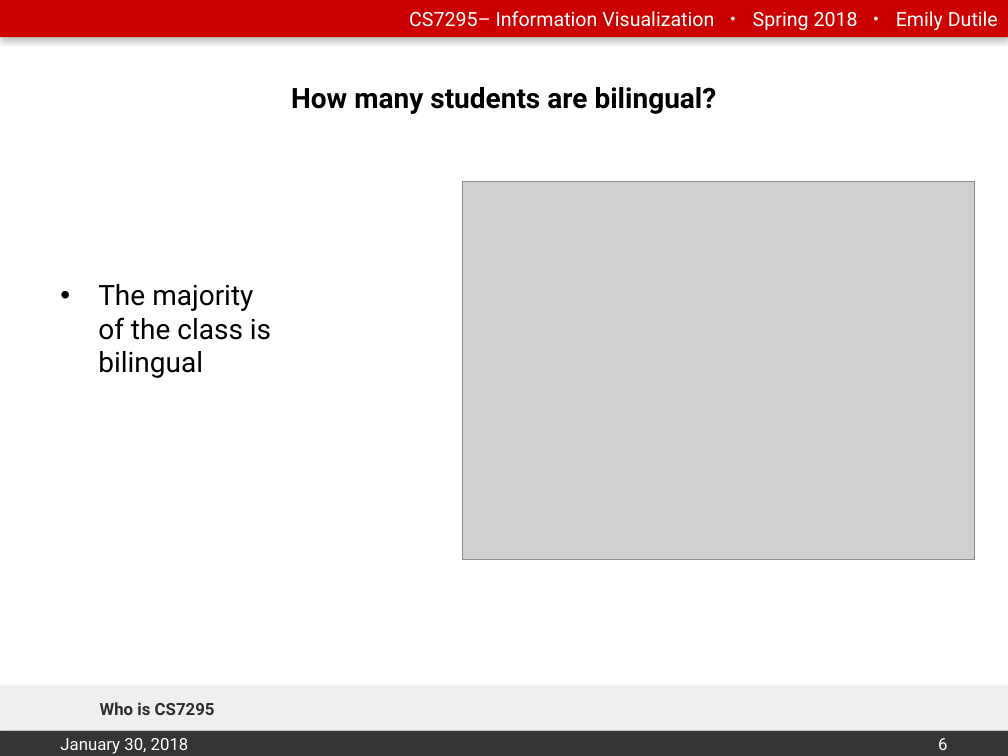
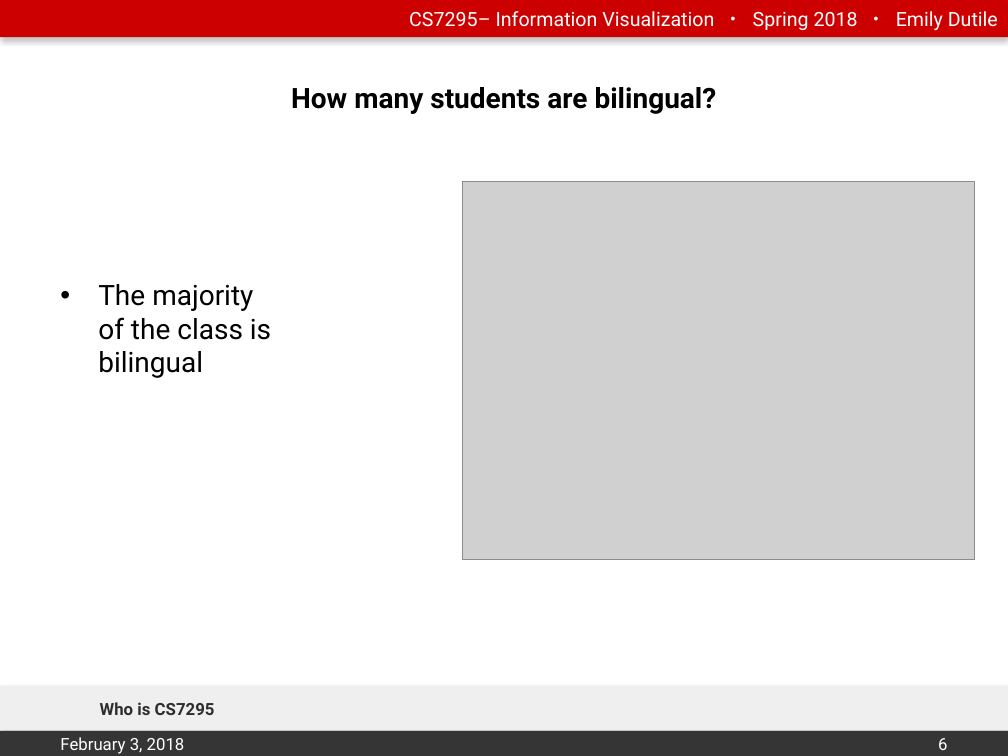
Before and after one commit to emily-jean/info-viz, a slide deck: slide 6 of hw1/HW1-part3-insights-Dutile.pptx. Drawn at 1008x756 pixels with LibreOffice and Linux fonts; fonts in the diff are those of the drawing; grey boxes stand for pictures; background and template pictures are left out. Boxes give left, top, right and bottom in pixels: in the first picture for what was removed or moved away, otherwise in the second. Text is boxed around its words. In the diff, an @@ line names an element or a change of style, - is before the commit and + after.

```diff
--- a/hw1/HW1-part3-insights-Dutile.pptx
+++ b/hw1/HW1-part3-insights-Dutile.pptx
@@ text at [60, 737, 185, 754]: text changed @@
-January 30, 2018
+February 3, 2018
```
Also in this commit, not shown: 5 other slides changed, 10 other files.
